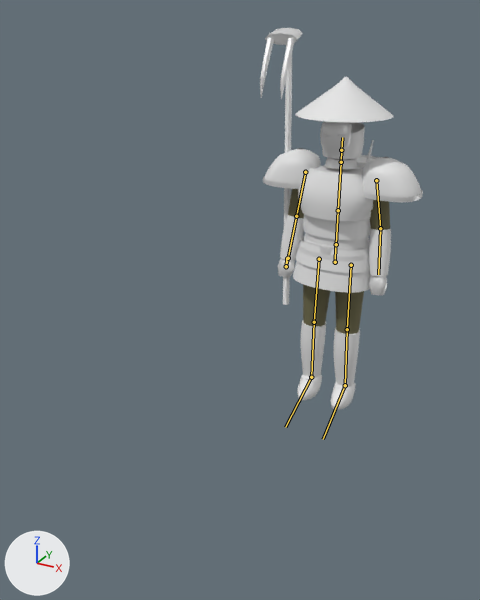
Two versions of the glTF model assets/models/suits/nong.glb, one commit apart.
Before and after are seen from a camera (50 mm lens) standing at (1.41, -3.83, 2.49) and looking at (-0.21, -0.89, 1.02). Arrows for +X, +Y and +Z are at lower left; the lights stay in place. The first picture is the older version. The bones that change, and the others that lie on the model, are drawn over the model as lines. Objects named as collision shapes, trigger or cutter boxes, shadow casters or lower levels of detail are left out.

Names of what the first picture shows: 'nong_lod0'.
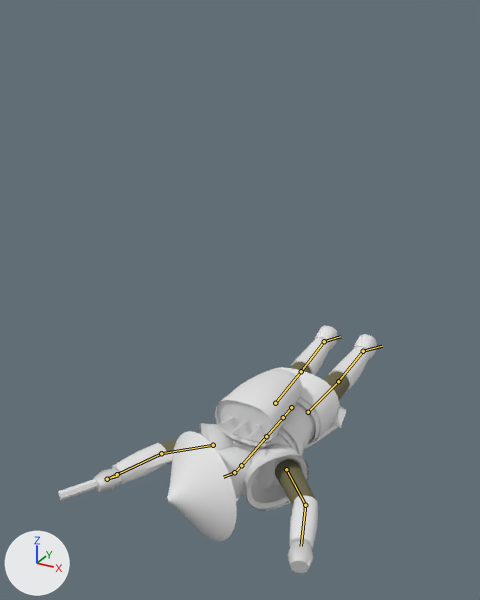
The newer file adds an action. The first version stands in its rest pose; the second is drawn at frame 21 of the action 'death'.

What changed in the scene script:
```text
Change bone_hips:
    where bone_hips = bpy.data.objects['nong_rig'].pose.bones['hips']  # child of 'root'
    bone_hips.location: (0.0, 0.0, 0.0) -> (0.0, -0.757, 0.609)
    bone_hips.rotation_quaternion: (1.0, 0.0, 0.0, 0.0) -> (0.696, 0.718, 0.0, 0.0)  # degrees (0, 0, 0) -> degrees (92, 0, 0)
Change bone_spine:
    where bone_spine = bpy.data.objects['nong_rig'].pose.bones['spine']  # child of 'hips'
    bone_spine.rotation_quaternion: (1.0, 0.0, 0.0, 0.0) -> (1.0, -0.015, 0.0, 0.0)  # degrees (0, 0, 0) -> degrees (-2, 0, 0)
Change bone_neck:
    where bone_neck = bpy.data.objects['nong_rig'].pose.bones['neck']  # child of 'chest'
    bone_neck.rotation_quaternion: (1.0, 0.0, 0.0, 0.0) -> (1.0, -0.025, 0.0, 0.0)  # degrees (0, 0, 0) -> degrees (-3, 0, 0)
Change bone_head:
    where bone_head = bpy.data.objects['nong_rig'].pose.bones['head']  # child of 'neck'
    bone_head.rotation_quaternion: (1.0, 0.0, 0.0, 0.0) -> (0.979, -0.019, 0.0, 0.204)  # degrees (0, 0, 0) -> degrees (-2, 0, 24)
Change bone_upper_arm_l:
    where bone_upper_arm_l = bpy.data.objects['nong_rig'].pose.bones['upper_arm.L']  # child of 'chest'
    bone_upper_arm_l.rotation_quaternion: (1.0, 0.0, 0.0, 0.0) -> (0.448, 0.18, 0.0, -0.876)  # degrees (0, 0, 0) -> degrees (10, 18, -124)
Change bone_forearm_l:
    where bone_forearm_l = bpy.data.objects['nong_rig'].pose.bones['forearm.L']  # child of 'upper_arm.L'
    bone_forearm_l.rotation_quaternion: (1.0, 0.0, 0.0, 0.0) -> (0.967, 0.114, 0.0, -0.23)  # degrees (0, 0, 0) -> degrees (13, 3, -26)
Change bone_upper_arm_r:
    where bone_upper_arm_r = bpy.data.objects['nong_rig'].pose.bones['upper_arm.R']  # child of 'chest'
    bone_upper_arm_r.rotation_quaternion: (1.0, 0.0, 0.0, 0.0) -> (0.448, 0.18, 0.0, 0.876)  # degrees (0, 0, 0) -> degrees (10, -18, 124)
Change bone_forearm_r:
    where bone_forearm_r = bpy.data.objects['nong_rig'].pose.bones['forearm.R']  # child of 'upper_arm.R'
    bone_forearm_r.rotation_quaternion: (1.0, 0.0, 0.0, 0.0) -> (0.967, 0.114, 0.0, 0.23)  # degrees (0, 0, 0) -> degrees (13, -3, 26)
Change bone_thigh_l:
    where bone_thigh_l = bpy.data.objects['nong_rig'].pose.bones['thigh.L']  # child of 'hips'
    bone_thigh_l.rotation_quaternion: (1.0, 0.0, 0.0, 0.0) -> (1.0, -0.013, 0.0, -0.019)  # degrees (0, 0, 0) -> degrees (-2, 0, -2)
Change bone_shin_l:
    where bone_shin_l = bpy.data.objects['nong_rig'].pose.bones['shin.L']  # child of 'thigh.L'
    bone_shin_l.rotation_quaternion: (1.0, 0.0, 0.0, 0.0) -> (1.0, 0.006, 0.0, 0.01)  # degrees (0, 0, 0) -> degrees (1, 0, 1)
Change bone_foot_l:
    where bone_foot_l = bpy.data.objects['nong_rig'].pose.bones['foot.L']  # child of 'shin.L'
    bone_foot_l.rotation_quaternion: (1.0, 0.0, 0.0, 0.0) -> (0.926, 0.375, 0.0, 0.042)  # degrees (0, 0, 0) -> degrees (44, -2, 4)
Change bone_thigh_r:
    where bone_thigh_r = bpy.data.objects['nong_rig'].pose.bones['thigh.R']  # child of 'hips'
    bone_thigh_r.rotation_quaternion: (1.0, 0.0, 0.0, 0.0) -> (1.0, -0.013, 0.0, 0.019)  # degrees (0, 0, 0) -> degrees (-2, 0, 2)
Change bone_shin_r:
    where bone_shin_r = bpy.data.objects['nong_rig'].pose.bones['shin.R']  # child of 'thigh.R'
    bone_shin_r.rotation_quaternion: (1.0, 0.0, 0.0, 0.0) -> (1.0, 0.006, 0.0, -0.01)  # degrees (0, 0, 0) -> degrees (1, 0, -1)
Change bone_foot_r:
    where bone_foot_r = bpy.data.objects['nong_rig'].pose.bones['foot.R']  # child of 'shin.R'
    bone_foot_r.rotation_quaternion: (1.0, 0.0, 0.0, 0.0) -> (0.926, 0.375, 0.0, -0.042)  # degrees (0, 0, 0) -> degrees (44, 2, -4)
```

Location of each change, (x1, y1, x2, y2) in pixels of the pictures (480 x 600 px):
'nong_lod0', posed (95% wider, 35% shorter): before (260, 28, 423, 410); after (58, 325, 377, 573)
bone 'hips', root to tip: before (335, 262) to (335, 246); after (291, 407) to (284, 416)
bone 'spine', root to tip: before (336, 244) to (338, 210); after (283, 417) to (266, 436)
bone 'neck', root to tip: before (341, 162) to (341, 150); after (241, 465) to (234, 472)
bone 'head', root to tip: before (341, 150) to (342, 137); after (234, 472) to (223, 477)
bone 'upper_arm.L', root to tip: before (376, 180) to (380, 228); after (286, 469) to (305, 505)
bone 'forearm.L', root to tip: before (380, 228) to (378, 274); after (305, 505) to (301, 546)
bone 'upper_arm.R', root to tip: before (305, 172) to (296, 216); after (213, 445) to (161, 453)
bone 'forearm.R', root to tip: before (296, 216) to (288, 258); after (161, 453) to (117, 474)
bone 'thigh.L', root to tip: before (351, 265) to (347, 329); after (308, 412) to (338, 381)
bone 'shin.L', root to tip: before (347, 329) to (345, 385); after (338, 381) to (363, 351)
bone 'foot.L', root to tip: before (345, 385) to (323, 439); after (363, 351) to (382, 346)
bone 'thigh.R', root to tip: before (319, 259) to (314, 322); after (275, 403) to (301, 371)
bone 'shin.R', root to tip: before (314, 322) to (311, 377); after (301, 371) to (324, 341)
bone 'foot.R', root to tip: before (311, 377) to (285, 427); after (324, 341) to (340, 336)
